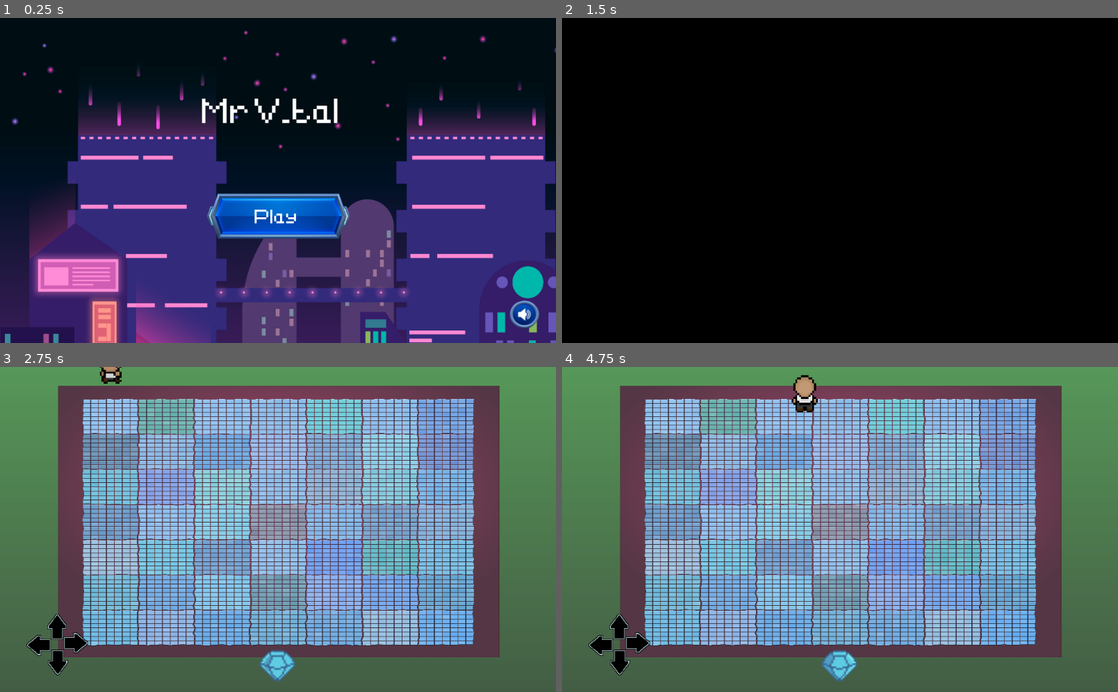
Above: before the commit, frames 1-4 (two rows, left to right).
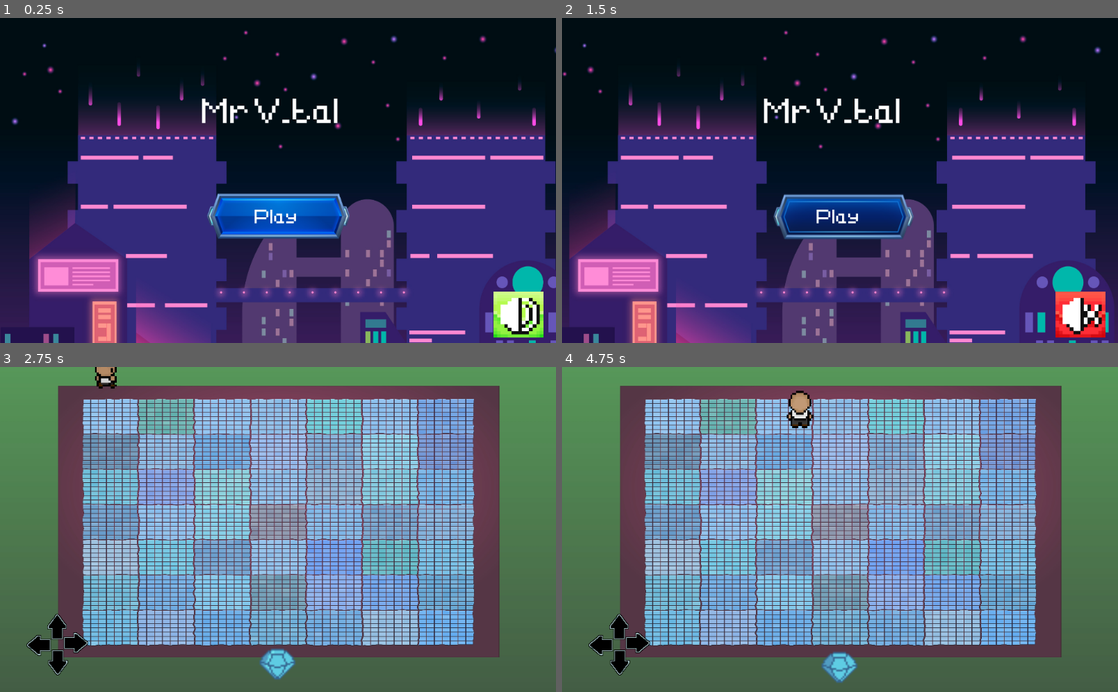
Above: after the commit, the same moments.

Repository: 2023M1T8-Inteli/grupo3
Game: Godot game, scene res://cenas/menu/Menu.tscn
The game is run twice, just before and just after one commit, with the same random seed, the same clock (stepped at 60 frames per second) and the same inputs.
Inputs (mouse positions are in pixels of both pictures, inside the frame that each line leads up to; where the layout moved, square brackets give the same spot in the first picture):
- Up to frame 1 (0.25 s): no input
- Up to frame 2 (1.5 s): click (1079, 313) [1084, 313] at 0.5 s; click "Play" at 1.25 s
- Up to frame 3 (2.75 s): tap Enter (ui_accept) at 2, 2.27 s; hold Right (ui_right) from 2.03 s (still down)
- Up to frame 4 (4.75 s): release Right (ui_right) at 2.78 s; hold Down (ui_down) 2.78-3.53 s; tap Enter (ui_accept) at 3.02, 4.52 s; hold Right (ui_right) 3.53-4.28 s; hold Up (ui_up) from 4.28 s (still down)

The runs differ from the first frame. In frame 1, 1.3% of the frame differs, in the area x 88-98%, y 84-99%; in frame 2, 70%, in the area x 0-100%, y 3-100%; in frame 3, 0.5%; in frame 4, 0.9%.

Commit message:
Mudanças

Diff:
--- a/src/Projeto-MR.Vtal/cenas/mapa_principal/mapa_principal.tscn
+++ b/src/Projeto-MR.Vtal/cenas/mapa_principal/mapa_principal.tscn
@@ -1,9 +1,9 @@
-[gd_scene load_steps=24 format=2]
+[gd_scene load_steps=21 format=2]
 
 [ext_resource path="res://imagens/joy_stick/pixil-frame-0 (4).png" type="Texture" id=1]
 [ext_resource path="res://cenas/Jogador/Jogador.tscn" type="PackedScene" id=2]
 [ext_resource path="res://scripts/mapa_principal/mapa_principal.gd" type="Script" id=3]
-[ext_resource path="res://fontes/PTSansNarrow-Regular.ttf" type="DynamicFontData" id=4]
+[ext_resource path="res://fontes/OldSchoolAdventures-42j9.ttf" type="DynamicFontData" id=4]
 [ext_resource path="res://imagens/mapa_principal/sobreposição.png" type="Texture" id=5]
 [ext_resource path="res://imagens/spritesheet_player/arrow_right_icon_133719.png" type="Texture" id=6]
 [ext_resource path="res://cenas/TransitionNode.tscn" type="PackedScene" id=7]
@@ -12,8 +12,6 @@
 [ext_resource path="res://imagens/mapa_principal/cones_area-2.png" type="Texture" id=10]
 [ext_resource path="res://imagens/mapa_principal/cones_area-3.png" type="Texture" id=11]
 [ext_resource path="res://TransitionCasas.tscn" type="PackedScene" id=12]
-[ext_resource path="res://excl.tscn" type="PackedScene" id=13]
-[ext_resource path="res://fontes/OldSchoolAdventures-42j9.ttf" type="DynamicFontData" id=14]
 
 [sub_resource type="Animation" id=12]
 length = 0.001
@@ -73,9 +71,6 @@
 radius = 9.0
 height = 6.0
 
-[sub_resource type="RectangleShape2D" id=6]
-extents = Vector2( 48, 16 )
-
 [sub_resource type="CircleShape2D" id=9]
 radius = 6.0
 
@@ -83,15 +78,14 @@
 extents = Vector2( 3.5, 30.75 )
 
 [sub_resource type="RectangleShape2D" id=8]
-extents = Vector2( 6.5, 21 )
+extents = Vector2( 12.5, 90 )
 
 [sub_resource type="DynamicFont" id=10]
 size = 20
 font_data = ExtResource( 4 )
 
 [sub_resource type="DynamicFont" id=11]
-size = 24
-font_data = ExtResource( 14 )
+font_data = ExtResource( 4 )
 
 [node name="Mapa" type="Node2D"]
 script = ExtResource( 3 )
@@ -127,15 +121,15 @@
 anims/RESET = SubResource( 12 )
 anims/mover = SubResource( 13 )
 
-[node name="Sprite2" type="Sprite" parent="."]
+[node name="Cones" type="Sprite" parent="."]
 position = Vector2( 128, 34 )
 texture = ExtResource( 11 )
 
-[node name="StaticBody2D" type="StaticBody2D" parent="Sprite2"]
-
-[node name="CollisionPolygon2D" type="CollisionPolygon2D" parent="Sprite2/StaticBody2D"]
+[node name="StaticBody2D" type="StaticBody2D" parent="Cones"]
+
+[node name="CollisionPolygon2D" type="CollisionPolygon2D" parent="Cones/StaticBody2D"]
 position = Vector2( -128, -34 )
-polygon = PoolVector2Array( 215, -1316, 193, -1282.69, 193, -287, 364, -286, 379, -286, 391, -270, 385, -255, 414, -252, 422, -235, 417, -223, 440, -221, 455, -205, 451, -190, 449, 223, 1315, 1089, 1537, 1090, 1536, 1062, 1329, 1063, 468, 191, 480, -238, 391, -319, 229, -315, 223, -1312 )
+polygon = PoolVector2Array( 215, -1316, 193, -1282.69, 193, -441.9, 193, -363.9, 193, -287, 364, -286, 379, -286, 391, -270, 385, -255, 414, -252, 422, -235, 417, -223, 440, -221, 455, -205, 451, -190, 449, 223, 1315, 1089, 1537, 1090, 1536, 1062, 1329, 1063, 722.605, 456.605, 480, 214, 480, -238, 391, -319, 229, -315, 223, -1312 )
 
 [node name="Sprite" type="Sprite" parent="."]
 position = Vector2( 128, 34 )
@@ -377,10 +371,6 @@
 [node name="Árvore3" type="CollisionPolygon2D" parent="Mapa_detalhes/Colisões"]
 polygon = PoolVector2Array( -672, 1179, -662, 1178, -659, 1187, -653, 1187, -652, 1179, -643, 1181, -639, 1178, -647, 1167, -665, 1167, -672, 1173 )
 
-[node name="Barreira6" type="CollisionShape2D" parent="Mapa_detalhes/Colisões"]
-position = Vector2( -1137, 1106 )
-shape = SubResource( 6 )
-
 [node name="Barreira5" type="CollisionPolygon2D" parent="Mapa_detalhes/Colisões"]
 polygon = PoolVector2Array( 355, -286, 379, -286, 391, -271, 385, -255, 414, -253, 422, -236, 417, -223, 440, -221, 456, -204, 448, -190, 481, -189, 469, -218, 448, -226, 434, -252, 415, -259, 404, -282, 383, -291, 371, -316, 359, -309 )
 
@@ -409,7 +399,7 @@
 polygon = PoolVector2Array( -1215, -1311, 196.476, -1309.46, 1536, -1308, 1774, -1304, 1765, -1613, -1479, -1589, -1472, -1520 )
 
 [node name="AreaExterna4" type="CollisionPolygon2D" parent="Mapa_detalhes/Colisões"]
-polygon = PoolVector2Array( 1957, 38, 1781, -1303, 1535, -1307, 1535, 1374, 1759, 1375 )
+polygon = PoolVector2Array( 1739, 85, 1759, -1316, 1535, -1307, 1535, 1374, 1759, 1375 )
 
 [node name="carrinhos-1" type="CollisionPolygon2D" parent="Mapa_detalhes/Colisões"]
 polygon = PoolVector2Array( -638, -130, -633, -126, -481, -127, -484, -133, -484, -140, -480, -145, -485, -158, -636, -158 )
@@ -430,7 +420,7 @@
 
 [node name="piscina_clube" type="CollisionPolygon2D" parent="Mapa_detalhes/Colisões"]
 position = Vector2( 128, 43 )
-polygon = PoolVector2Array( 1247, -488, 1247, -986, 1227, -998, 1208, -992, 1188, -992, 1161, -992, 1154, -986, 1149, -972, 1149, -968, 1142, -960, 1117, -960, 1117, -949, 1115, -937, 1084, -926, 1052, -890, 1021, -856, 811, -651, 808, -528, 844, -409, 1072, -403 )
+polygon = PoolVector2Array( 1247, -488, 1249, -1003, 1153, -1003, 1149, -972, 1119, -967, 1116, -937, 1099, -939, 1052, -890, 1021, -856, 811, -651, 808, -528, 844, -409, 1072, -403 )
 
 [node name="restaurante" type="CollisionPolygon2D" parent="Mapa_detalhes/Colisões"]
 polygon = PoolVector2Array( 733, 397, 678, 392, 674, 363, 638, 364, 639, 332, 607, 330, 608, 72, 1180, 77, 1183, 364, 1089, 364, 1089, 394, 709, 397, 718, 393, 722, 395 )
@@ -492,7 +482,7 @@
 position = Vector2( 254, 799 )
 
 [node name="Situacao1" type="CollisionShape2D" parent="Situacao"]
-position = Vector2( 3.5, -66 )
+position = Vector2( 6, 3 )
 shape = SubResource( 8 )
 
 [node name="gamepad" type="CanvasLayer" parent="."]
@@ -570,11 +560,6 @@
 
 [node name="Timer4" type="Timer" parent="."]
 one_shot = true
-
-[node name="excl" parent="." instance=ExtResource( 13 )]
-position = Vector2( 258, 734 )
-
-[node name="nivel_1" type="Timer" parent="."]
 
 [connection signal="body_entered" from="Area2D" to="." method="_on_Area2D_body_entered"]
 [connection signal="body_entered" from="Situacao" to="." method="_on_Situacao_body_entered"]
@@ -594,4 +579,3 @@
 [connection signal="timeout" from="dialogo/Dialogo/Timer2" to="Personagem" method="_on_Timer2_timeout"]
 [connection signal="timeout" from="Timer3" to="." method="_on_Timer3_timeout"]
 [connection signal="timeout" from="Timer4" to="." method="_on_Timer4_timeout"]
-[connection signal="timeout" from="nivel_1" to="." method="_on_nivel_1_timeout"]
--- a/src/Projeto-MR.Vtal/cenas/menu/Menu.tscn
+++ b/src/Projeto-MR.Vtal/cenas/menu/Menu.tscn
@@ -7,7 +7,8 @@
 [ext_resource path="res://fontes/OldSchoolAdventures-42j9.ttf" type="DynamicFontData" id=5]
 [ext_resource path="res://scripts/menu/TextureRect.gd" type="Script" id=6]
 [ext_resource path="res://musica/10 MINUTOS DE BOSSA NOVA, SAMBA, JAZZ BRASILEIRO (BRAZIL) RELAX (320 kbps) (mp3cut.net).wav" type="AudioStream" id=7]
-[ext_resource path="res://imagens/menu/Button_mute-removebg-preview (4).png" type="Texture" id=8]
+[ext_resource path="res://imagens/menu/imagem (17).png" type="Texture" id=8]
+[ext_resource path="res://Efeitos sonoros/Clique de botão.mp3" type="AudioStream" id=9]
 
 [sub_resource type="Shader" id=3]
 code = "shader_type canvas_item;
@@ -46,17 +47,27 @@
 script = ExtResource( 6 )
 
 [node name="Volume" type="TextureButton" parent="TextureRect"]
-margin_left = 1735.0
-margin_top = 915.101
-margin_right = 1803.0
-margin_bottom = 979.101
+margin_left = 1662.0
+margin_top = 904.0
+margin_right = 1783.0
+margin_bottom = 980.0
 rect_scale = Vector2( 1.87784, 1.99999 )
 texture_normal = ExtResource( 8 )
+expand = true
 
 [node name="musica_fundo" type="AudioStreamPlayer" parent="TextureRect"]
 stream = ExtResource( 7 )
-volume_db = -27.092
+volume_db = -33.681
 autoplay = true
+
+[node name="AudioStreamPlayer2D" type="AudioStreamPlayer2D" parent="TextureRect"]
+scale = Vector2( 1.85959, 1.79081 )
+stream = ExtResource( 9 )
+volume_db = 1.0
+
+[node name="Timer" type="Timer" parent="TextureRect"]
+wait_time = 0.21
+one_shot = true
 
 [node name="VBoxContainer" type="VBoxContainer" parent="."]
 margin_left = 372.0
@@ -99,4 +110,5 @@
 "
 
 [connection signal="pressed" from="TextureRect/Volume" to="TextureRect" method="_on_Volume_pressed"]
+[connection signal="timeout" from="TextureRect/Timer" to="TextureRect" method="_on_Timer_timeout"]
 [connection signal="pressed" from="VBoxContainer/TextureButton" to="TextureRect" method="_on_TextureButton_pressed"]
--- a/src/Projeto-MR.Vtal/hud.gd
+++ b/src/Projeto-MR.Vtal/hud.gd
@@ -1,38 +1,12 @@
 extends Node2D
 onready var nivel_imag = $VBoxContainer/nivel
-func _ready():
-	$VBoxContainer/pont_0.show()
 
 func _process(delta):
 	if Global.pontuacao == 1:
-		$VBoxContainer/pont_1.show()
-		$VBoxContainer/pont_2.hide()
-		$VBoxContainer/pont_0.hide()
-		$VBoxContainer/pont3.hide()
-		$VBoxContainer/pont_4.hide()
+		nivel_imag.texture = load("res://imagens/hud/pixil-frame-0 (8).png")
 	elif Global.pontuacao == 2:
-		$VBoxContainer/pont_2.show()
-		$VBoxContainer/pont_1.hide()
-		$VBoxContainer/pont_0.hide()
-		$VBoxContainer/pont3.hide()
-		$VBoxContainer/pont_4.hide()
+		nivel_imag.texture = load("res://imagens/hud/pixil-frame-0 (6).png")
 	elif Global.pontuacao == 3:
-		$VBoxContainer/pont3.show()
-		$VBoxContainer/pont_2.hide()
-		$VBoxContainer/pont_1.hide()
-		$VBoxContainer/pont_0.hide()
-		$VBoxContainer/pont_4.hide()
+		nivel_imag.texture = load("res://imagens/hud/pixil-frame-0 (7).png")
 	elif Global.pontuacao == 4:
-		$VBoxContainer/pont_4.show()
-		$Timer.start()
-		$VBoxContainer/pont_1.hide()
-		$VBoxContainer/pont_0.hide()
-		$VBoxContainer/pont3.hide()
-		$VBoxContainer/pont_2.hide()
-
-func _on_Timer_timeout():
-	$VBoxContainer/pont_4.hide()
-	$VBoxContainer/pont_0.show()
-	$VBoxContainer/pont_1.hide()
-	$VBoxContainer/pont3.hide()
-	$VBoxContainer/pont_2.hide()
+		nivel_imag.texture = load("res://imagens/hud/pixil-frame-0 (8).png")
--- a/src/Projeto-MR.Vtal/scripts/global/global.gd
+++ b/src/Projeto-MR.Vtal/scripts/global/global.gd
@@ -31,11 +31,7 @@
 		1: "Como sua primeira tarefa, precisamos que você instale a fibra ótica de um cliente na casa do quarteirão abaixo!"
 	}
 }
-var nivel_1= false
-var nivel_2= false
-var nivel_3= false
-var nivel_4= false
-var nivel_5= false
+
 var controle_nathalia = true
 var posicaox
 var posicaoy
--- a/src/Projeto-MR.Vtal/scripts/mapa_principal/mapa_principal.gd
+++ b/src/Projeto-MR.Vtal/scripts/mapa_principal/mapa_principal.gd
@@ -3,17 +3,6 @@
 var dialogo = Global.falas["nathalia"] #carrega falas da nathalia
 var n = 0 #controle de falas, indíce do dicionário
 var controle = Global.controle_nathalia #controla se está no diálogo da nathalia, dicionário nathalia
-var nivel_1 = Global.nivel_1
-var nivel_2 = Global.nivel_2
-var nivel_3 = Global.nivel_3
-var nivel_4 = Global.nivel_4
-var nivel_5 = Global.nivel_5
-
-func _process(delta):
-	if Global.pontuacao == 2:
-		Global.nivel_2 = true
-
-		$nivel_1.start()
 
 func _ready():
 	$dialogo.hide() #esconde dialogo e falas durante início da cena
@@ -23,12 +12,10 @@
 		$dialogo.hide()
 		$Transition/Fill/animation.play_backwards("transicao")
 		$Timer4.start()
-		Global.nivel_1 = true
-		Global.pontuacao = 0
 	else:
 		$Situacao.queue_free() #após dialogo o personagem fica na posição inicial
 		$Personagem.position = Vector2(Global.posicaox,Global.posicaoy)
-		$excl.hide()
+
 func _on_Situacao_body_entered(body): #inicia animação nathalia e começa o timer da cena
 	$CanvasLayer.show()
 	esconder()
@@ -71,7 +58,3 @@
 	$dialogo/Dialogo/texto.text = dialogo[0]
 	Global.velocity(0)
 	$dialogo.show()
-
-
-func _on_nivel_1_timeout():
-	Global.pontuacao = 0
--- a/src/Projeto-MR.Vtal/scripts/menu/TextureRect.gd
+++ b/src/Projeto-MR.Vtal/scripts/menu/TextureRect.gd
@@ -9,13 +9,22 @@
 #ao iniciar a cena,  define um parametro shader "scroll_speed" para este objeto, ou seja um parametro que controla a disposição de pixels na tela
 
 func _on_TextureButton_pressed():
-	get_tree().change_scene("res://cenas/tutorial/tutorial.tscn")
+	$AudioStreamPlayer2D.play()
+	$Timer.start()
+
 # ao pressionar o botão 1(play) troca para a tela de tutorial com o personagem principal
 
 func _on_Volume_pressed(): #ao clicar no botão de volume a música para e ao clicar novamente ela volta e assim sucessivamente
+	$AudioStreamPlayer2D.play()
 	if music_status == true:
-		$musica_fundo.stop()
+		$musica_fundo.stream_paused = true
+		$Volume.texture_normal = load("res://imagens/menu/imagem (18).png")
 		music_status = false
+
 	else:
-		$musica_fundo.play()
+		$musica_fundo.stream_paused = false
+		$Volume.texture_normal = load("res://imagens/menu/imagem (17).png")
 		music_status = true
+
+func _on_Timer_timeout():
+	get_tree().change_scene("res://cenas/tutorial/tutorial.tscn")
--- a/src/Projeto-MR.Vtal/scripts/player/Jogador.gd
+++ b/src/Projeto-MR.Vtal/scripts/player/Jogador.gd
@@ -34,7 +34,7 @@
 		if Input.is_action_pressed("ui_accept"):
 			vel.y-= 1
 			print(pontuacao)
-		move_and_slide(vel * speed, Vector2.ZERO)
+		move_and_slide(vel.normalized() * speed, Vector2.ZERO)
 		if vel.x != 0:
 			$Animacao.play()
 			$Animacao.animation = 'direita'
--- a/src/Projeto-MR.Vtal/scripts/situacoes/Situação1.gd
+++ b/src/Projeto-MR.Vtal/scripts/situacoes/Situação1.gd
@@ -55,7 +55,7 @@
 
 func _on_Escolha2_pressed(): #detecta a escolha feita pelo jogador e mostra o feedback respectivo
 	dialogo = dialogo[n][2]
-	pontuacao += 1
+	pontuacao += 3
 	Global.atualizar_pontuacao(pontuacao)
 	clear()
 	$CaixaDialogo.queue_free()
--- /dev/null
+++ b/src/Projeto-MR.Vtal/teste.tscn
@@ -0,0 +1,25 @@
+[gd_scene load_steps=3 format=2]
+
+[ext_resource path="res://fontes/OldSchoolAdventures-42j9.ttf" type="DynamicFontData" id=1]
+
+[sub_resource type="DynamicFont" id=1]
+size = 30
+font_data = ExtResource( 1 )
+
+[node name="Node2D" type="Node2D"]
+
+[node name="ColorRect" type="ColorRect" parent="."]
+margin_right = 1024.0
+margin_bottom = 605.0
+
+[node name="RichTextLabel" type="RichTextLabel" parent="."]
+modulate = Color( 0, 0, 0, 1 )
+margin_left = 11.0
+margin_top = 68.0
+margin_right = 1042.0
+margin_bottom = 399.0
+custom_fonts/normal_font = SubResource( 1 )
+text = "O arroz (constituído por sete espécies, Oryza barthii, Oryza glaberrima, Oryza latifolia, Oryza longistaminata, Oryza punctata, Oryza rufipogon e Oryza sativa) é uma planta da família das gramíneas que alimenta mais da metade da população humana do mundo. É a terceira maior cultura cerealífera do mundo, apenas ultrapassada pelas de milho e trigo. É rico em hidratos de carbono.
+
+Para poder ser cultivado com sucesso, o arroz necessita de água em abundância, para manter a temperatura ambiente dentro de intervalos adequados, e, nos sistemas tradicionais, de mão-de-obra intensiva. Desenvolve-se bem mesmo em terrenos muito inclinados [carece de fontes] e é costume, nos países do sudeste asiático, encontrarem-se socalcos onde é cultivado. Em qualquer dos casos, a água mantém-se em constante movimento, embora circule a velocidade muito reduzida."
+scroll_following = true
Not shown, added: src/Projeto-MR.Vtal/Efeitos sonoros/Clique de botão.mp3.import
Not shown: 1 places in src/Projeto-MR.Vtal/cenas/menu/Menu.tscn that only renumber resources
Binary file added: src/Projeto-MR.Vtal/imagens/menu/imagem (17).png
Not shown, added: src/Projeto-MR.Vtal/imagens/menu/imagem (17).png.import
Binary file added: src/Projeto-MR.Vtal/imagens/menu/imagem (18).png
Not shown, added: src/Projeto-MR.Vtal/imagens/menu/imagem (18).png.import
Not shown, added: src/Projeto-MR.Vtal/Efeitos sonoros/Clique de botão.mp3
